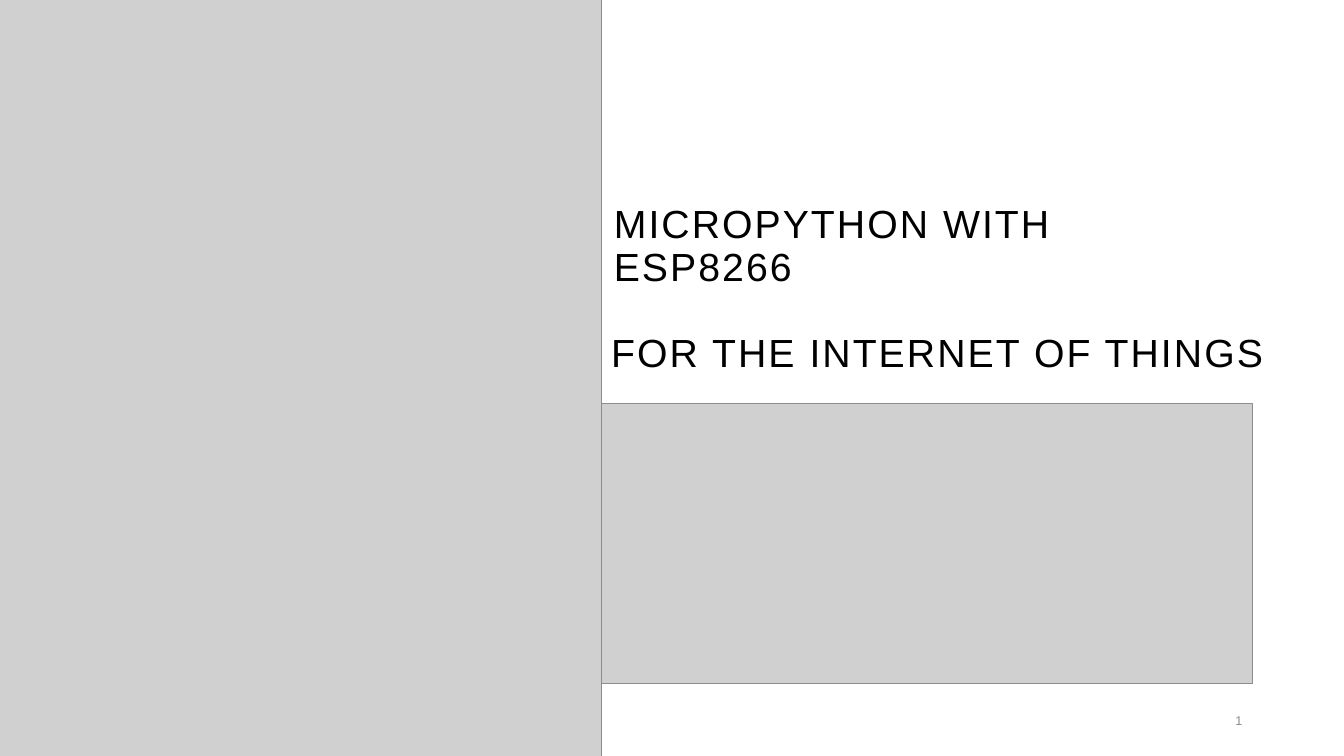
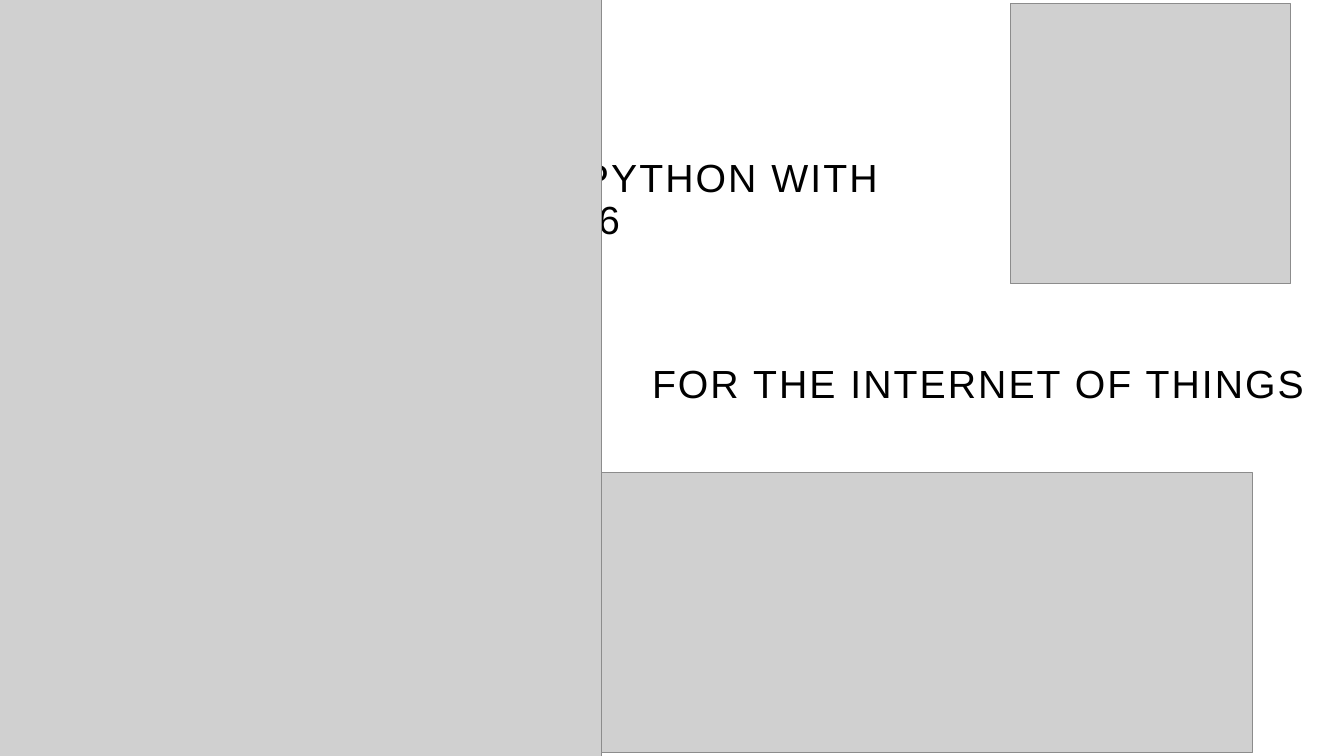
Before and after one commit to Shehabhassan1/Micro_python_with_ESP8266, a slide deck: slide 1 of Tutorial/lesson1/Micro python With ESP8266-1.pptx. Drawn at 1344x756 pixels with LibreOffice and Linux fonts; fonts in the diff are those of the drawing; grey boxes stand for pictures. Boxes give left, top, right and bottom in pixels: in the first picture for what was removed or moved away, otherwise in the second. Text is boxed around its words. In the diff, an @@ line names an element or a change of style, - is before the commit and + after.

```diff
--- a/Tutorial/lesson1/Micro python With ESP8266-1.pptx
+++ b/Tutorial/lesson1/Micro python With ESP8266-1.pptx
@@ picture added at bbox=[1010, 4, 1291, 284] @@
@@ title "MICROPYTHON WITH ESP8266" rewrapped from bbox=[614, 210, 1049, 282] to bbox=[442, 161, 877, 242] @@
@@ text "FOR THE INTERNET OF THINGS": place and size @@
-text "FOR THE INTERNET OF THINGS" at bbox=[611, 339, 1263, 368]
+text "FOR THE INTERNET OF THINGS" at bbox=[652, 370, 1304, 399]
@@ picture: place and size @@
-picture at bbox=[601, 403, 1252, 683]
+picture at bbox=[601, 473, 1252, 752]
@@ page number removed at bbox=[1235, 716, 1242, 725] @@
-1
```
Also in this commit, not shown: 6 other files.
